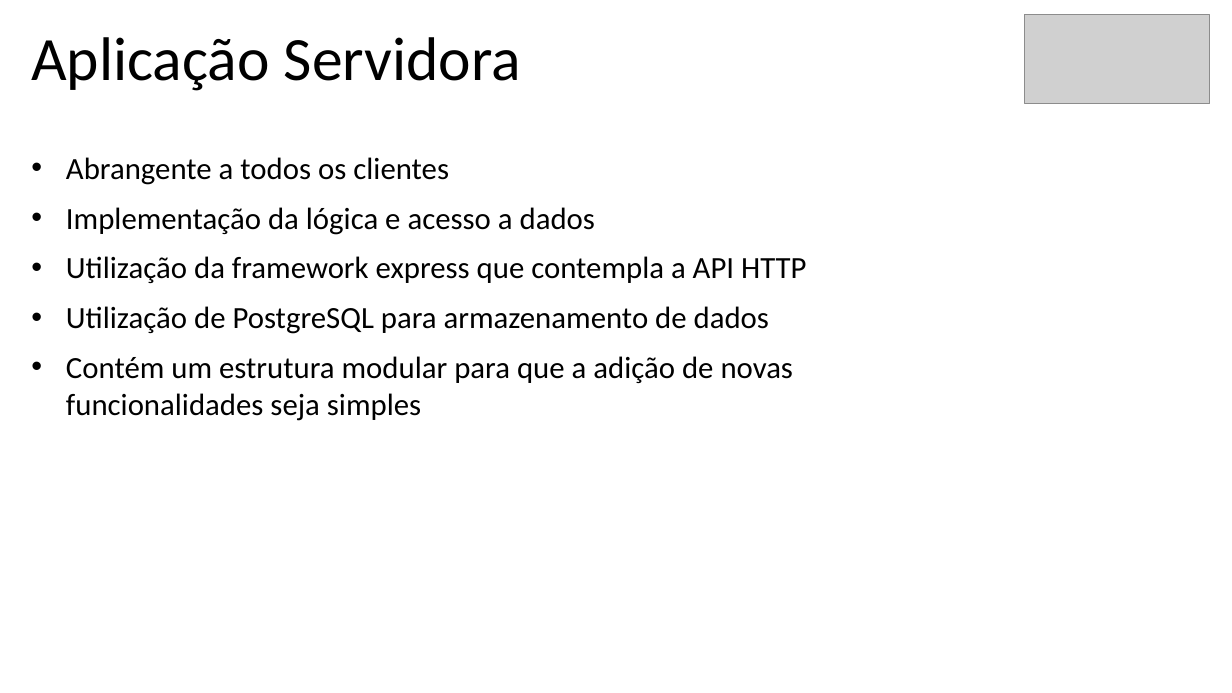
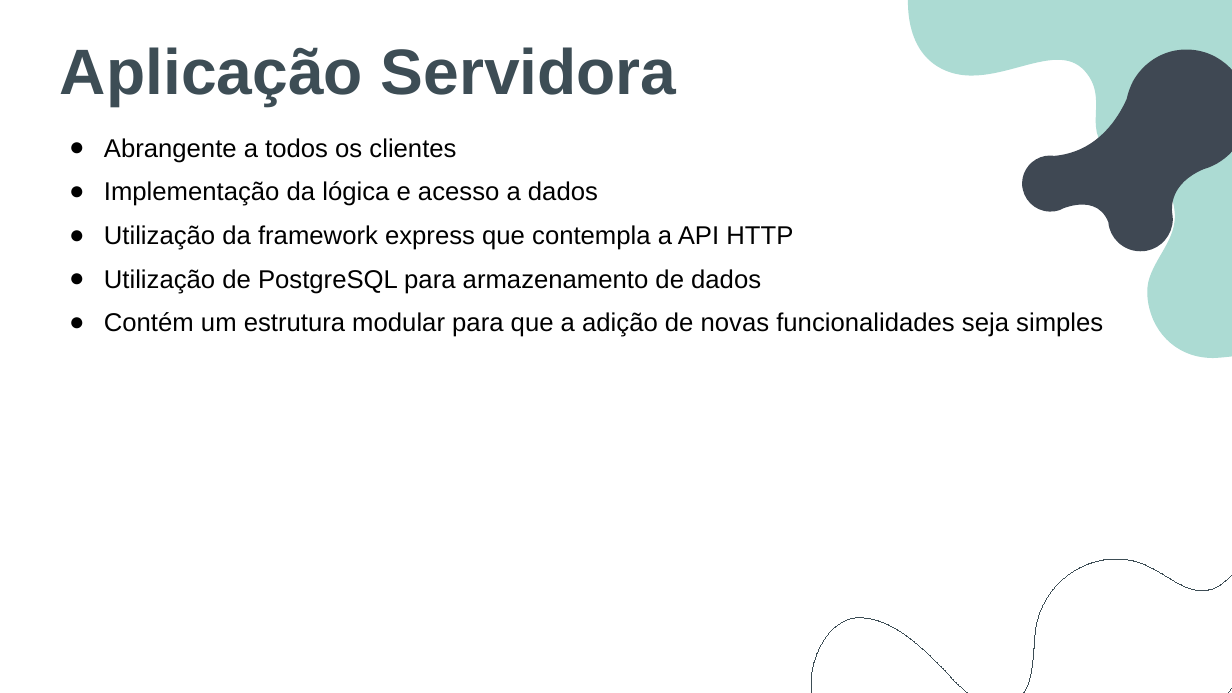
Before and after one commit to BernardoFMF/surf-management-app, a slide deck: slide 6 of docs/demonstracao-progresso.pptx. Drawn at 1232x693 pixels with LibreOffice and Linux fonts; fonts in the diff are those of the drawing; grey boxes stand for pictures. Boxes give left, top, right and bottom in pixels: in the first picture for what was removed or moved away, otherwise in the second. Text is boxed around its words. In the diff, an @@ line names an element or a change of style, - is before the commit and + after.

```diff
--- a/docs/demonstracao-progresso.pptx
+++ b/docs/demonstracao-progresso.pptx
@@ freeform shape added at [897,0,1232,358], fill #ACDBD3 @@
@@ picture removed at [1025,15,1210,104] @@
@@ text "Aplicação Servidora": place and size @@
-text "Aplicação Servidora" at [31,37,521,91]
+text "Aplicação Servidora" at [60,47,677,106]
@@ text "Aplicação Servidora" at [60,47,677,106]: size 48 to 50 pt, font Calibri to Arial, text colour #000000 to #3D4D55, bold on; line spacing 1 to 0.9 @@
@@ freeform shape added at [1002,38,1232,270], fill #3F4853 @@
@@ subtitle "Abrangente a todos os clientes": place and size @@
-subtitle "Abrangente a todos os clientes" at [66,157,806,421]
+subtitle "Abrangente a todos os clientes" at [104,138,1103,337]
@@ subtitle "Abrangente a todos os clientes" at [104,138,1103,337]: size 24 to 20 pt, font Calibri to Arial; bullet • to ● @@
@@ freeform shape added at [788,366,1232,693], outline #3D4D55 0.75 pt @@
```
Also in this commit, not shown: 11 other slides changed.
